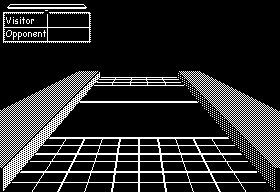
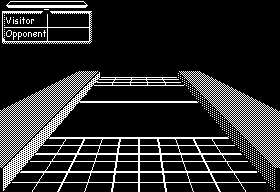
Layers edited between the first and the second 280x192 image:
painted on "score" over box(2, 1, 92, 44)
